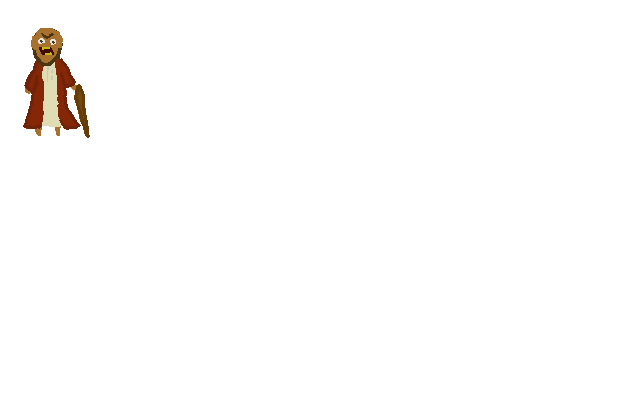
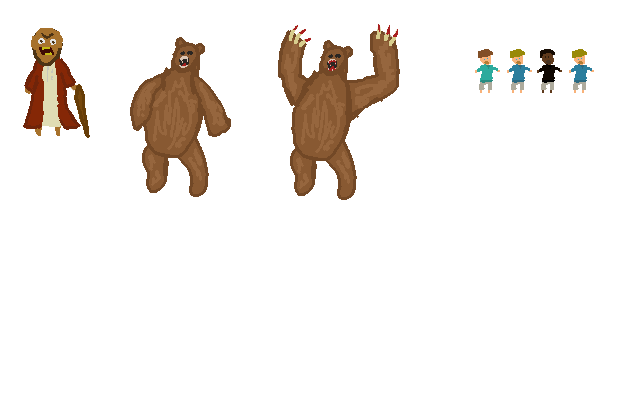
Layered file, before and after one edit (640px x 400px). Changes by layer:
added layer "children" above "beararms2" over [475, 49, 594, 93]
added layer "Visible" above "beararms" over [278, 24, 400, 200]
added layer "beararms" above "bearlegs" over [130, 70, 231, 137]
added layer "bearlegs" above "bearhead" over [142, 136, 209, 197]
added layer "bearhead" above "bearbody" over [171, 37, 205, 77]
added layer "bearbody" above "Bear" over [143, 64, 203, 158]
